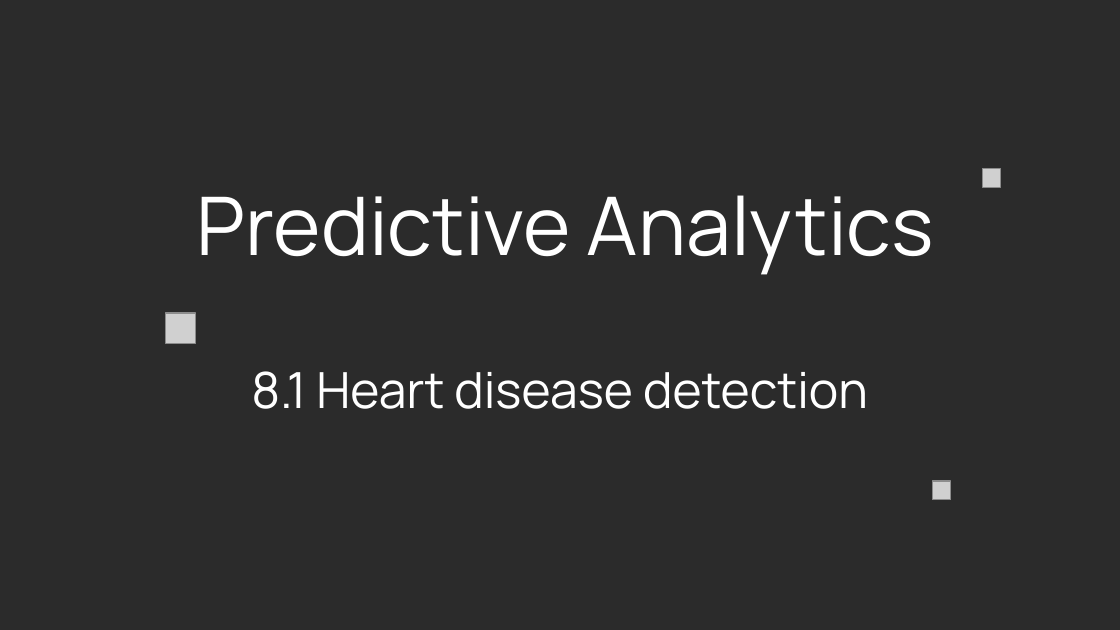
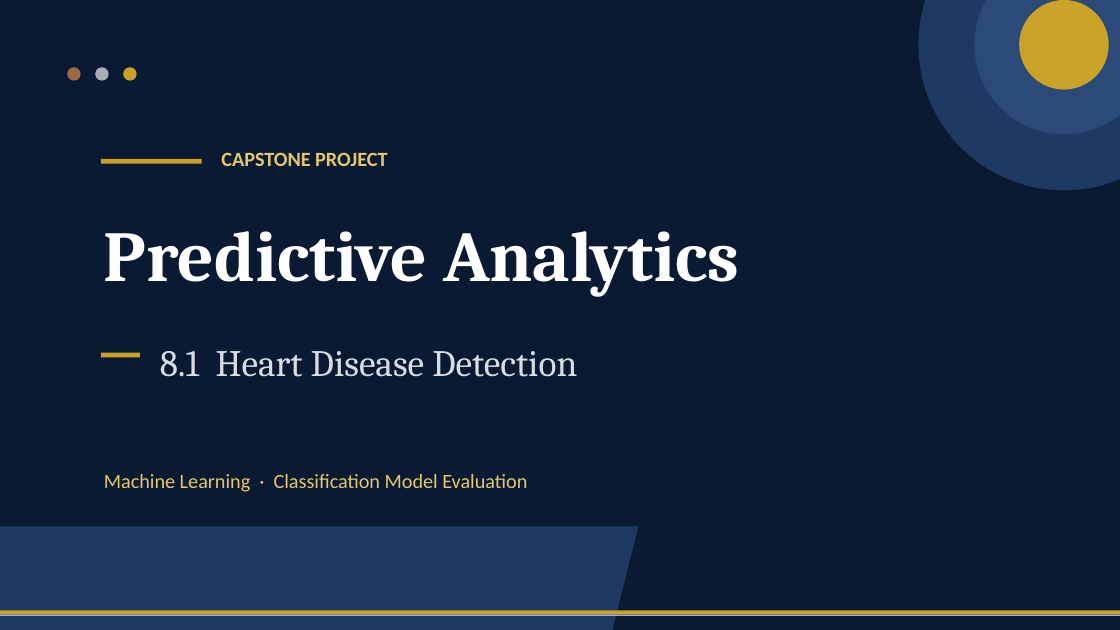
Before and after one commit to limkiankok88/Heart_disease_detection, a slide deck: slide 1 of 1. Document/1. Capstone - CTO.pptx. Drawn at 1120x630 pixels with LibreOffice and Linux fonts; fonts in the diff are those of the drawing; grey boxes stand for pictures; background and template pictures are left out; a plain dark background stands for a picture behind light text. Boxes give left, top, right and bottom in pixels: in the first picture for what was removed or moved away, otherwise in the second. Text is boxed around its words. In the diff, an @@ line names an element or a change of style, - is before the commit and + after.

```diff
--- a/1. Document/1. Capstone - CTO.pptx
+++ b/1. Document/1. Capstone - CTO.pptx
@@ background picture (left out) to #FFFFFF @@
@@ rectangle added at (0, 0, 1120, 629), fill #0A1A33 @@
@@ ellipse added at (918, 0, 1120, 190), fill #1E3A63 @@
@@ ellipse added at (974, 0, 1120, 134), fill #2C4A77 @@
@@ ellipse added at (1019, 0, 1109, 90), fill #C9A227 @@
@@ ellipse added at (67, 67, 81, 81), fill #9C6B3F @@
@@ ellipse added at (95, 67, 109, 81), fill #A8ADB8 @@
@@ ellipse added at (123, 67, 137, 81), fill #C9A227 @@
@@ rectangle added at (101, 159, 202, 164), fill #C9A227 @@
@@ text added at (221, 152, 387, 166), 13 pt, text #E5C76B, bold @@
+CAPSTONE PROJECT
@@ picture removed at (982, 168, 1001, 187) @@
@@ text "Predictive Analytics": place and size @@
-text "Predictive Analytics" at (197, 195, 934, 275)
+text "Predictive Analytics" at (104, 231, 740, 297)
@@ text "Predictive Analytics" at (104, 231, 740, 297): size 52 to 46 pt, font Manrope to Cambria, bold on; alignment centre to left; more space between paragraphs; vertical alignment bottom to top @@
@@ picture removed at (166, 314, 196, 344) @@
@@ rectangle added at (101, 353, 140, 357), fill #C9A227 @@
@@ text at (160, 351, 577, 377): text changed; size 32 to 24 pt; font Manrope to Cambria; text colour #FFFFFF to #D8DCE3 @@
-8.1 Heart disease detection
+8.1 Heart Disease Detection
@@ text added at (104, 474, 527, 492), 13 pt, text #E5C76B @@
+Machine Learning · Classification Model Evaluation
@@ picture removed at (932, 482, 951, 501) @@
@@ parallelogram added at (0, 526, 638, 630), fill #1E3A63 @@
@@ rectangle added at (0, 610, 1120, 614), fill #C9A227 @@
@@ rectangle added at (0, 614, 1120, 615), fill #A8ADB8 @@
```
Also in this commit, not shown: 15 other slides changed.
